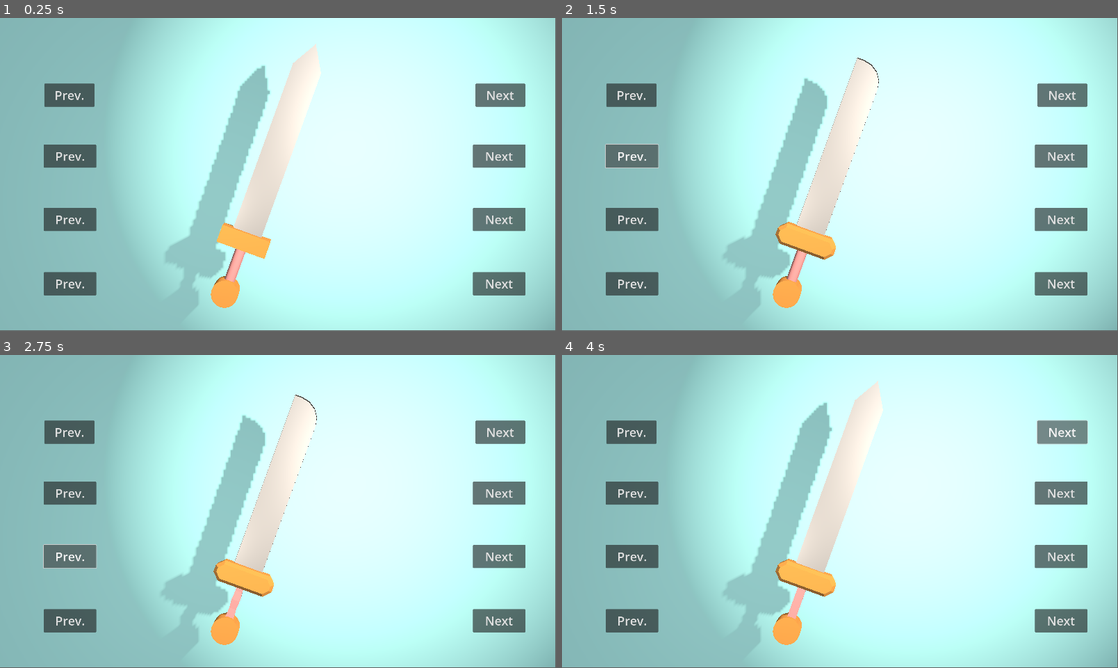
Above: before the commit, frames 1-4 (two rows, left to right).
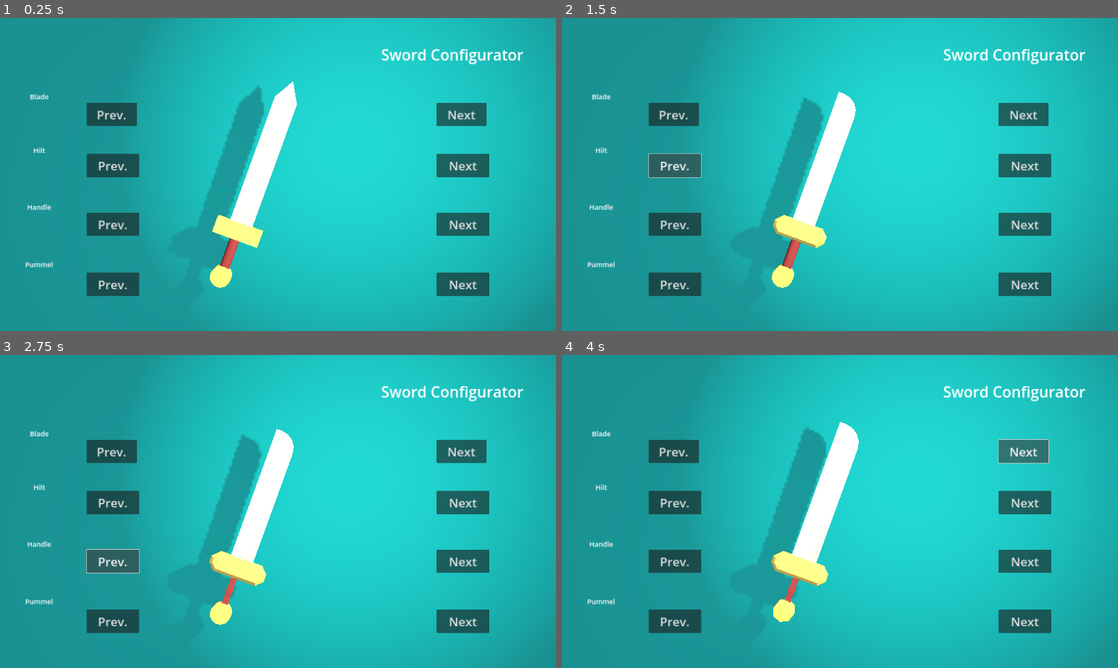
Above: after the commit, the same moments.

Repository: Shuntoon/Sword_Configurator
Game: Godot game, scene res://Scenes/main_scene.tscn
Two runs of this game, one before a commit and one after it. Both use one fixed random seed, a clock stepped at 60 frames per second and the inputs below.
Inputs:
- Up to frame 1 (0.25 s): no input
- Up to frame 2 (1.5 s): click "Prev." at 0.5 s; click "Prev." at 1.25 s
- Up to frame 3 (2.75 s): click "Prev." at 2 s
- Up to frame 4 (4 s): click "Prev." at 2.75 s; click "Next" at 3.5 s
In our replay, the window is 799x449 before the commit and 800x450 after it. These sizes can differ from the game's own. Grey fills any space a smaller window leaves; there, only what the larger window draws over its background counts as a difference.

The runs differ from the first frame. In frame 1, 100% of the frame differs, in the area x 0-100%, y 0-100%; in frame 2, 99%; in frame 3, 100%; in frame 4, 99%.
Error after the commit: Invalid access of index '3' on a base object of type: 'Array[Mesh]'. (res://Scenes/main_scene.gd:57)

Commit message:
More Additions to Prototype
-Added ability to pick colors on weapon parts
-Added slight Visual Interest Via Lerps
Added Ability to rotate model

Diff:
--- a/Scenes/main_scene.gd
+++ b/Scenes/main_scene.gd
@@ -5,13 +5,27 @@
 @onready var hilt_mesh = $SwordContainter/Hilt/HiltSpawn/HiltMesh
 @onready var handle_mesh = $SwordContainter/Handle/HandleSpawn/HandleMesh
 @onready var pummel_mesh = $SwordContainter/Pummel/PummelSpawn/PummelMesh
-@onready var color_pick = $ColorPick
+
+@onready var color_pick_blade = $ColorPickBlade
+@onready var color_pick_hilt = $ColorPickHilt
+@onready var color_pick_handle = $ColorPickHandle
+@onready var color_pick_pummel = $ColorPickPummel
+
+
+@export var transitionSpeed = .2
+@export var startSize = Vector3(.1,.1,.1)
+@export var colorPickPos = Vector2(200,0)
 
 var bladeIndex = 0
 var hiltIndex = 0
 var handleIndex = 0
 var pummelIndex = 0
 
+var bladeColor = Color.DARK_GRAY
+var hiltColor = Color.GOLD
+var handleColor = Color.DARK_RED
+var pummelColor = Color.GOLD
+
 # Called when the node enters the scene tree for the first time.
 func _ready():
 	pass # Replace with function body.
@@ -20,7 +34,7 @@
 # Called every frame. 'delta' is the elapsed time since the previous frame.
 func _process(delta):
 
-	if bladeIndex > 2:
+	if bladeIndex > 3:
 		bladeIndex = 0
 	elif  bladeIndex < 0:
 		bladeIndex = 2
@@ -41,63 +55,147 @@
 		pummelIndex = 2
 
 	blade_mesh.mesh = weaponParts.bladeMeshes[bladeIndex]
+	var bladeMeshMat = blade_mesh.get_active_material(0)
+	bladeColor = color_pick_blade.get_node("Panel/ColorPickerButton").color
+	bladeMeshMat.albedo_color = bladeColor
+
 	hilt_mesh.mesh = weaponParts.HiltMeshes[hiltIndex]
+	var hiltMeshMat = hilt_mesh.get_active_material(0)
+	hiltColor = color_pick_hilt.get_node("Panel/ColorPickerButton").color
+	hiltMeshMat.albedo_color = hiltColor
+
 	handle_mesh.mesh = weaponParts.HandleMeshes[handleIndex]
+	var handleMeshMat = handle_mesh.get_active_material(0)
+	handleColor = color_pick_handle.get_node("Panel/ColorPickerButton").color
+	handleMeshMat.albedo_color = handleColor
+
 	pummel_mesh.mesh = weaponParts.PummelMeshes[pummelIndex]
+	var pummelMeshMat = pummel_mesh.get_active_material(0)
+	pummelColor = color_pick_pummel.get_node("Panel/ColorPickerButton").color
+	pummelMeshMat.albedo_color = pummelColor
 
 
 func _on_blade_next_button_pressed():
+	blade_mesh.scale = Vector3(startSize)
+	var tween = create_tween()
+	tween.tween_property(blade_mesh,"scale",Vector3(.57,.57,.57), transitionSpeed).set_trans(Tween.TRANS_QUART).set_ease(Tween.EASE_IN_OUT)
 	bladeIndex += 1
+	tween.tween_property(blade_mesh,"scale",Vector3(.5,.5,.5), transitionSpeed).set_trans(Tween.TRANS_QUART).set_ease(Tween.EASE_IN_OUT)
 	pass # Replace with function body.
 
 
 func _on_blade_prev_button_pressed():
+	blade_mesh.scale = Vector3(startSize)
+	var tween = create_tween()
+	tween.tween_property(blade_mesh,"scale",Vector3(.57,.57,.57), transitionSpeed).set_trans(Tween.TRANS_QUART).set_ease(Tween.EASE_IN_OUT)
 	bladeIndex -= 1
+	tween.tween_property(blade_mesh,"scale",Vector3(.5,.5,.5), transitionSpeed).set_trans(Tween.TRANS_QUART).set_ease(Tween.EASE_IN_OUT)
 	pass # Replace with function body.
 
 
 func _on_hilt_next_button_pressed():
+	hilt_mesh.scale = Vector3(startSize)
+	var tween = create_tween()
+	tween.tween_property(hilt_mesh,"scale",Vector3(.67,.67,.67), transitionSpeed).set_trans(Tween.TRANS_QUART).set_ease(Tween.EASE_IN_OUT)
 	hiltIndex += 1
+	tween.tween_property(hilt_mesh,"scale",Vector3(.6,.6,.6), transitionSpeed).set_trans(Tween.TRANS_QUART).set_ease(Tween.EASE_IN_OUT)
 	pass # Replace with function body.
 
 
 func _on_hilt_prev_button_pressed():
+	hilt_mesh.scale = Vector3(startSize)
+	var tween = create_tween()
+	tween.tween_property(hilt_mesh,"scale",Vector3(.67,.67,.67), transitionSpeed).set_trans(Tween.TRANS_QUART).set_ease(Tween.EASE_IN_OUT)
 	hiltIndex -= 1
+	tween.tween_property(hilt_mesh,"scale",Vector3(.6,.6,.6), transitionSpeed).set_trans(Tween.TRANS_QUART).set_ease(Tween.EASE_IN_OUT)
 	pass # Replace with function body.
 
 
 func _on_handle_next_button_pressed():
-	handleIndex += 1
+	handle_mesh.scale = Vector3(startSize)
+	var tween = create_tween()
+	tween.tween_property(handle_mesh,"scale",Vector3(.57,.57,.57), transitionSpeed).set_trans(Tween.TRANS_QUART).set_ease(Tween.EASE_IN_OUT)
+	handleIndex -= 1
+	tween.tween_property(handle_mesh,"scale",Vector3(.5,.5,.5), transitionSpeed).set_trans(Tween.TRANS_QUART).set_ease(Tween.EASE_IN_OUT)
 	pass # Replace with function body.
 
 
 func _on_handle_prev_button_pressed():
-	handleIndex -=1
+	handle_mesh.scale = Vector3(startSize)
+	var tween = create_tween()
+	tween.tween_property(handle_mesh,"scale",Vector3(.57,.57,.57), transitionSpeed).set_trans(Tween.TRANS_QUART).set_ease(Tween.EASE_IN_OUT)
+	handleIndex -= 1
+	tween.tween_property(handle_mesh,"scale",Vector3(.5,.5,.5), transitionSpeed).set_trans(Tween.TRANS_QUART).set_ease(Tween.EASE_IN_OUT)
 	pass # Replace with function body.
 
 
 func _on_pummel_next_button_pressed():
+	pummel_mesh.scale = Vector3(startSize)
+	var tween = create_tween()
+	tween.tween_property(pummel_mesh,"scale",Vector3(.57,.57,.57), transitionSpeed).set_trans(Tween.TRANS_QUART).set_ease(Tween.EASE_IN_OUT)
 	pummelIndex += 1
+	tween.tween_property(pummel_mesh,"scale",Vector3(.5,.5,.5), transitionSpeed).set_trans(Tween.TRANS_QUART).set_ease(Tween.EASE_IN_OUT)
 	pass # Replace with function body.
 
 
 func _on_pummel_prev_button_pressed():
-	handleIndex -= 1
-	pass # Replace with function body.
+	pummel_mesh.scale = Vector3(startSize)
+	var tween = create_tween()
+	tween.tween_property(pummel_mesh,"scale",Vector3(.57,.57,.57), transitionSpeed).set_trans(Tween.TRANS_QUART).set_ease(Tween.EASE_IN_OUT)
+	pummelIndex -= 1
+	tween.tween_property(pummel_mesh,"scale",Vector3(.5,.5,.5), transitionSpeed).set_trans(Tween.TRANS_QUART).set_ease(Tween.EASE_IN_OUT)
 
 
 
 func _on_panel_gui_input(event):
 	if event is InputEvent:
 		if Input.is_action_just_pressed("Right_Click"):
-			print("Hi")
-			color_pick.visible = true
-			color_pick.position = get_viewport().get_mouse_position()
-	pass # Replace with function body.
-
+			print("Blade")
+			color_pick_blade.visible = true
+			color_pick_handle.visible = false
+			color_pick_hilt.visible = false
+			color_pick_pummel.visible = false
+			color_pick_blade.position = get_viewport().get_mouse_position() + colorPickPos
+	pass # Replace with function body.
+
+func _on_hilt_area_gui_input(event):
+	if event is InputEvent:
+		if Input.is_action_just_pressed("Right_Click"):
+			print("Hilt")
+			color_pick_hilt.visible = true
+			color_pick_handle.visible = false
+			color_pick_blade.visible = false
+			color_pick_pummel.visible = false
+			color_pick_hilt.position = get_viewport().get_mouse_position() + colorPickPos
+	pass # Replace with function body.
+
+func _on_handle_area_gui_input(event):
+	if event is InputEvent:
+		if Input.is_action_just_pressed("Right_Click"):
+			print("Handle")
+			color_pick_handle.visible = true
+			color_pick_hilt.visible = false
+			color_pick_blade.visible = false
+			color_pick_pummel.visible = false
+			color_pick_handle.position = get_viewport().get_mouse_position() + colorPickPos
+	pass # Replace with function body.
+
+func _on_pummel_area_gui_input(event):
+	if event is InputEvent:
+		if Input.is_action_just_pressed("Right_Click"):
+			print("Pummel")
+			color_pick_pummel.visible = true
+			color_pick_handle.visible = false
+			color_pick_blade.visible = false
+			color_pick_hilt.visible = false
+			color_pick_pummel.position = get_viewport().get_mouse_position() + colorPickPos
+	pass # Replace with function body.
 
 func _on_hud_gui_input(event):
 	if event is InputEvent:
 		if Input.is_action_just_pressed("Left_Click") or Input.is_action_just_pressed("Right_Click"):
-			color_pick.visible = false
-	pass # Replace with function body.
+			color_pick_blade.visible = false
+			color_pick_hilt.visible = false
+			color_pick_pummel.visible = false
+			color_pick_handle.visible = false
+	pass # Replace with function body.
--- a/Scenes/main_scene.tscn
+++ b/Scenes/main_scene.tscn
@@ -1,7 +1,8 @@
-[gd_scene load_steps=13 format=3 uid="uid://b03gpe5v57r0r"]
+[gd_scene load_steps=14 format=3 uid="uid://b03gpe5v57r0r"]
 
 [ext_resource type="Script" path="res://Scenes/main_scene.gd" id="1_ibmsb"]
 [ext_resource type="ArrayMesh" uid="uid://b3ao3ko0xrcvm" path="res://3DModels/Blades/Blade1.obj" id="2_8hw4p"]
+[ext_resource type="Script" path="res://Utility/SwordContainter.gd" id="2_uydv4"]
 [ext_resource type="ArrayMesh" uid="uid://t5r4hf3y50rs" path="res://3DModels/Hilts/Hilt1.obj" id="3_komjt"]
 [ext_resource type="Material" uid="uid://cw8aeg0jk28sp" path="res://Mats/BladeMat.tres" id="3_qb4om"]
 [ext_resource type="ArrayMesh" uid="uid://bgq84cd61f6fs" path="res://3DModels/Handles/Handle1.obj" id="4_70nd7"]
@@ -14,10 +15,11 @@
 [sub_resource type="PlaneMesh" id="PlaneMesh_k0ia7"]
 
 [sub_resource type="StandardMaterial3D" id="StandardMaterial3D_7do01"]
-albedo_color = Color(0.721569, 1, 1, 1)
+albedo_color = Color(0, 0.592157, 0.6, 1)
 
 [node name="MainScene" type="Node3D"]
 script = ExtResource("1_ibmsb")
+transitionSpeed = 0.3
 
 [node name="BGPlane" type="MeshInstance3D" parent="."]
 transform = Transform3D(5, 0, 0, 0, -2.18557e-07, -5, 0, 5, -2.18557e-07, 0, 0, -3.00383)
@@ -25,47 +27,48 @@
 surface_material_override/0 = SubResource("StandardMaterial3D_7do01")
 
 [node name="Camera3D" type="Camera3D" parent="."]
-transform = Transform3D(1, 0, 0, 0, 1, 0, 0, 0, 1, 0, -0.222, 1.705)
+transform = Transform3D(1, 0, 0, 0, 1, 0, 0, 0, 1, 0, -0.222, 4.176)
 current = true
-fov = 50.0
+fov = 35.0
 
 [node name="SwordContainter" type="Node3D" parent="."]
+transform = Transform3D(1, 0, 0, 0, 1, 0, 0, 0, 1, -0.134, 0, -1.469)
+script = ExtResource("2_uydv4")
 
 [node name="Blade" type="Node3D" parent="SwordContainter"]
-transform = Transform3D(1, 0, 0, 0, 1, 0, 0, 0, 1, 0, 0, -1.29554)
 
 [node name="BladeSpawn" type="Marker3D" parent="SwordContainter/Blade"]
 
 [node name="BladeMesh" type="MeshInstance3D" parent="SwordContainter/Blade/BladeSpawn"]
-transform = Transform3D(-2.18557e-08, 0.17101, 0.469846, 0, 0.469846, -0.17101, -0.5, -7.47509e-09, -2.05376e-08, 0, 0, 0)
+transform = Transform3D(-2.18557e-08, 0.17101, 0.469846, 0, 0.469846, -0.17101, -0.5, -7.47509e-09, -2.05376e-08, -0.0376599, -0.10347, 0)
 mesh = ExtResource("2_8hw4p")
 skeleton = NodePath("../..")
 surface_material_override/0 = ExtResource("3_qb4om")
 
 [node name="Hilt" type="Node3D" parent="SwordContainter"]
-transform = Transform3D(1, 0, 0, 0, 1, 0, 0, 0, 1, -0.3, -0.816, -1.296)
+transform = Transform3D(1, 0, 0, 0, 1, 0, 0, 0, 1, -0.321916, -0.866898, 0)
 
 [node name="HiltSpawn" type="Marker3D" parent="SwordContainter/Hilt"]
 
 [node name="HiltMesh" type="MeshInstance3D" parent="SwordContainter/Hilt/HiltSpawn"]
-transform = Transform3D(-2.18557e-08, 0.17101, 0.469846, 0, 0.469846, -0.17101, -0.5, -7.47509e-09, -2.05376e-08, 0, 0, 0)
+transform = Transform3D(-2.62268e-08, 0.205212, 0.563816, 0, 0.563816, -0.205212, -0.6, -8.97011e-09, -2.46452e-08, 0, 0, 0)
 mesh = ExtResource("3_komjt")
 skeleton = NodePath("../..")
 surface_material_override/0 = ExtResource("5_rrnba")
 
 [node name="Handle" type="Node3D" parent="SwordContainter"]
-transform = Transform3D(1, 0, 0, 0, 1, 0, 0, 0, 1, -0.292, -0.848, -1.296)
+transform = Transform3D(1, 0, 0, 0, 1, 0, 0, 0, 1, -0.322158, -0.976967, 0)
 
 [node name="HandleSpawn" type="Marker3D" parent="SwordContainter/Handle"]
 
 [node name="HandleMesh" type="MeshInstance3D" parent="SwordContainter/Handle/HandleSpawn"]
-transform = Transform3D(-2.18557e-08, 0.17101, 0.469846, 0, 0.469846, -0.17101, -0.5, -7.47509e-09, -2.05376e-08, -0.0803166, -0.163047, 0)
+transform = Transform3D(-2.62268e-08, 0.205212, 0.563816, 0, 0.563816, -0.205212, -0.6, -8.97011e-09, -2.46452e-08, -0.0953508, -0.144226, 0)
 mesh = ExtResource("4_70nd7")
 skeleton = NodePath("../..")
 surface_material_override/0 = ExtResource("7_3pgol")
 
 [node name="Pummel" type="Node3D" parent="SwordContainter"]
-transform = Transform3D(1, 0, 0, 0, 1, 0, 0, 0, 1, -0.425, -1.247, -1.296)
+transform = Transform3D(1, 0, 0, 0, 1, 0, 0, 0, 1, -0.472233, -1.34797, 0)
 
 [node name="PummelSpawn" type="Marker3D" parent="SwordContainter/Pummel"]
 
@@ -75,6 +78,9 @@
 skeleton = NodePath("../..")
 surface_material_override/0 = ExtResource("9_7r0bc")
 
+[node name="Timer" type="Timer" parent="SwordContainter"]
+wait_time = 2.0
+
 [node name="KeyLight" type="OmniLight3D" parent="."]
 transform = Transform3D(1, 0, 0, 0, 1, 0, 0, 0, 1, 1.29375, 0.266315, 0.130414)
 light_color = Color(1, 0.913725, 0.819608, 1)
@@ -82,7 +88,6 @@
 
 [node name="DirectionalLight3D" type="DirectionalLight3D" parent="."]
 transform = Transform3D(0.728147, -0.489398, 0.479887, 0.408634, 0.872061, 0.269311, -0.550291, 0, 0.834973, -1.74097, 0, 0.130414)
-light_energy = 0.5
 
 [node name="FillLight" type="OmniLight3D" parent="."]
 transform = Transform3D(1, 0, 0, 0, 1, 0, 0, 0, 1, -0.877895, -0.584019, -0.286038)
@@ -98,9 +103,11 @@
 anchor_bottom = 1.0
 grow_horizontal = 2
 grow_vertical = 2
+size_flags_horizontal = 3
+size_flags_vertical = 3
 
 [node name="BladeButtons" type="Node2D" parent="HUD"]
-position = Vector2(966, 140)
+position = Vector2(966, 206)
 
 [node name="BladeNextButton" type="Button" parent="HUD/BladeButtons"]
 anchors_preset = 8
@@ -108,9 +115,9 @@
 anchor_top = 0.5
 anchor_right = 0.5
 anchor_bottom = 0.5
-offset_left = 678.0
+offset_left = 542.0
 offset_top = 87.0
-offset_right = 850.0
+offset_right = 714.0
 offset_bottom = 167.0
 grow_horizontal = 2
 grow_vertical = 2
@@ -123,17 +130,27 @@
 anchor_top = 0.5
 anchor_right = 0.5
 anchor_bottom = 0.5
-offset_left = -813.0
+offset_left = -667.0
 offset_top = 87.0
-offset_right = -639.0
+offset_right = -493.0
 offset_bottom = 167.0
 grow_horizontal = 2
 grow_vertical = 2
 theme_override_font_sizes/font_size = 42
 text = "Prev."
 
+[node name="BladeLabe" type="Label" parent="HUD/BladeButtons"]
+offset_left = -907.0
+offset_top = 31.0
+offset_right = -753.0
+offset_bottom = 101.0
+theme_override_font_sizes/font_size = 24
+text = "Blade"
+horizontal_alignment = 1
+vertical_alignment = 1
+
 [node name="HiltButtons" type="Node2D" parent="HUD"]
-position = Vector2(966, 391)
+position = Vector2(966, 422)
 
 [node name="HiltNextButton" type="Button" parent="HUD/HiltButtons"]
 anchors_preset = 8
@@ -141,9 +158,9 @@
 anchor_top = 0.5
 anchor_right = 0.5
 anchor_bottom = 0.5
-offset_left = 669.0
+offset_left = 542.0
 offset_top = 47.0
-offset_right = 851.0
+offset_right = 724.0
 offset_bottom = 127.0
 grow_horizontal = 2
 grow_vertical = 2
@@ -156,17 +173,26 @@
 anchor_top = 0.5
 anchor_right = 0.5
 anchor_bottom = 0.5
-offset_left = -815.0
+offset_left = -667.0
 offset_top = 47.0
-offset_right = -633.0
+offset_right = -485.0
 offset_bottom = 127.0
 grow_horizontal = 2
 grow_vertical = 2
 theme_override_font_sizes/font_size = 42
 text = "Prev."
 
+[node name="Label2" type="Label" parent="HUD/HiltButtons"]
+offset_left = -907.0
+offset_right = -753.0
+offset_bottom = 70.0
+theme_override_font_sizes/font_size = 24
+text = "Hilt"
+horizontal_alignment = 1
+vertical_alignment = 1
+
 [node name="HandleButtons" type="Node2D" parent="HUD"]
-position = Vector2(966, 671)
+position = Vector2(966, 686)
 
 [node name="HandleNextButton" type="Button" parent="HUD/HandleButtons"]
 anchors_preset = 8
@@ -174,9 +200,9 @@
 anchor_top = 0.5
 anchor_right = 0.5
 anchor_bottom = 0.5
-offset_left = 669.0
+offset_left = 542.0
 offset_top = -14.0
-offset_right = 851.0
+offset_right = 724.0
 offset_bottom = 66.0
 grow_horizontal = 2
 grow_vertical = 2
@@ -189,27 +215,47 @@
 anchor_top = 0.5
 anchor_right = 0.5
 anchor_bottom = 0.5
-offset_left = -815.0
+offset_left = -667.0
 offset_top = -14.0
-offset_right = -633.0
+offset_right = -485.0
 offset_bottom = 66.0
 grow_horizontal = 2
 grow_vertical = 2
 theme_override_font_sizes/font_size = 42
 text = "Prev."
+
+[node name="Label3" type="Label" parent="HUD/HandleButtons"]
+offset_left = -907.0
+offset_top = -68.0
+offset_right = -753.0
+offset_bottom = 2.0
+theme_override_font_sizes/font_size = 24
+text = "Handle"
+horizontal_alignment = 1
+vertical_alignment = 1
 
 [node name="PummelButtons" type="Node2D" parent="HUD"]
 position = Vector2(966, 932)
 
+[node name="Label4" type="Label" parent="HUD/PummelButtons"]
+offset_left = -907.0
+offset_top = -116.0
+offset_right = -753.0
+offset_bottom = -46.0
+theme_override_font_sizes/font_size = 24
+text = "Pummel"
+horizontal_alignment = 1
+vertical_alignment = 1
+
 [node name="PummelNextButton" type="Button" parent="HUD/PummelButtons"]
 anchors_preset = 8
 anchor_left = 0.5
 anchor_top = 0.5
 anchor_right = 0.5
 anchor_bottom = 0.5
-offset_left = 669.0
+offset_left = 542.0
 offset_top = -53.0
-offset_right = 851.0
+offset_right = 724.0
 offset_bottom = 27.0
 grow_horizontal = 2
 grow_vertical = 2
@@ -222,9 +268,9 @@
 anchor_top = 0.5
 anchor_right = 0.5
 anchor_bottom = 0.5
-offset_left = -815.0
+offset_left = -667.0
 offset_top = -53.0
-offset_right = -633.0
+offset_right = -485.0
 offset_bottom = 27.0
 grow_horizontal = 2
 grow_vertical = 2
@@ -234,16 +280,83 @@
 [node name="BladeArea" type="Panel" parent="HUD"]
 modulate = Color(1, 1, 1, 0)
 layout_mode = 0
-offset_left = 1034.0
-offset_top = 104.0
-offset_right = 1163.0
-offset_bottom = 648.0
+offset_left = 951.0
+offset_top = 206.0
+offset_right = 1085.0
+offset_bottom = 625.0
 rotation = 0.349115
 scale = Vector2(0.829211, 1.20854)
 
-[node name="ColorPick" parent="." instance=ExtResource("10_r00f4")]
+[node name="HiltArea" type="Panel" parent="HUD"]
+modulate = Color(1, 1, 1, 0)
+layout_mode = 0
+offset_left = 727.0
+offset_top = 669.0
+offset_right = 997.0
+offset_bottom = 710.0
+rotation = 0.349115
+scale = Vector2(0.829211, 1.20854)
+
+[node name="HandleArea" type="Panel" parent="HUD"]
+modulate = Color(1, 1, 1, 0)
+layout_mode = 0
+offset_left = 788.0
+offset_top = 751.0
+offset_right = 839.0
+offset_bottom = 849.0
+rotation = 0.349115
+scale = Vector2(0.829211, 1.20854)
+
+[node name="PummelArea" type="Panel" parent="HUD"]
+modulate = Color(1, 1, 1, 0)
+layout_mode = 0
+offset_left = 724.0
+offset_top = 864.0
+offset_right = 824.0
+offset_bottom = 921.0
+rotation = 0.349115
+scale = Vector2(0.829211, 1.20854)
+
+[node name="Label" type="Label" parent="HUD"]
+layout_mode = 1
+anchors_preset = 5
+anchor_left = 0.5
+anchor_right = 0.5
+offset_left = 315.0
+offset_top = 64.0
+offset_right = 889.0
+offset_bottom = 191.0
+grow_horizontal = 2
+theme_override_font_sizes/font_size = 52
+text = "Sword Configurator"
+horizontal_alignment = 1
+vertical_alignment = 1
+
+[node name="ColorPickBlade" parent="." instance=ExtResource("10_r00f4")]
 visible = false
 
+[node name="ColorPickerButton" parent="ColorPickBlade/Panel" index="0"]
+color = Color(0.709804, 0.709804, 0.709804, 1)
+
+[node name="ColorPickHilt" parent="." instance=ExtResource("10_r00f4")]
+visible = false
+
+[node name="ColorPickerButton" parent="ColorPickHilt/Panel" index="0"]
+color = Color(0.909804, 0.792157, 0.372549, 1)
+
+[node name="ColorPickHandle" parent="." instance=ExtResource("10_r00f4")]
+visible = false
+
+[node name="ColorPickerButton" parent="ColorPickHandle/Panel" index="0"]
+color = Color(0.541176, 0.211765, 0.211765, 1)
+
+[node name="ColorPickPummel" parent="." instance=ExtResource("10_r00f4")]
+visible = false
+
+[node name="ColorPickerButton" parent="ColorPickPummel/Panel" index="0"]
+color = Color(0.91, 0.793672, 0.3731, 1)
+
+[connection signal="timeout" from="SwordContainter/Timer" to="SwordContainter" method="_on_timer_timeout"]
 [connection signal="gui_input" from="HUD" to="." method="_on_hud_gui_input"]
 [connection signal="pressed" from="HUD/BladeButtons/BladeNextButton" to="." method="_on_blade_next_button_pressed"]
 [connection signal="pressed" from="HUD/BladeButtons/BladePrevButton" to="." method="_on_blade_prev_button_pressed"]
@@ -254,3 +367,11 @@
 [connection signal="pressed" from="HUD/PummelButtons/PummelNextButton" to="." method="_on_pummel_next_button_pressed"]
 [connection signal="pressed" from="HUD/PummelButtons/PummelPrevButton" to="." method="_on_pummel_prev_button_pressed"]
 [connection signal="gui_input" from="HUD/BladeArea" to="." method="_on_panel_gui_input"]
+[connection signal="gui_input" from="HUD/HiltArea" to="." method="_on_hilt_area_gui_input"]
+[connection signal="gui_input" from="HUD/HandleArea" to="." method="_on_handle_area_gui_input"]
+[connection signal="gui_input" from="HUD/PummelArea" to="." method="_on_pummel_area_gui_input"]
+
+[editable path="ColorPickBlade"]
+[editable path="ColorPickHilt"]
+[editable path="ColorPickHandle"]
+[editable path="ColorPickPummel"]
--- a/UI/color_pick.tscn
+++ b/UI/color_pick.tscn
@@ -6,8 +6,8 @@
 
 [node name="Panel" type="Panel" parent="."]
 layout_mode = 1
-offset_right = 302.0
-offset_bottom = 234.0
+offset_right = 196.0
+offset_bottom = 178.0
 
 [node name="ColorPickerButton" type="ColorPickerButton" parent="Panel"]
 layout_mode = 1
@@ -16,16 +16,17 @@
 anchor_top = 0.5
 anchor_right = 0.5
 anchor_bottom = 0.5
-offset_left = -139.0
-offset_top = -82.0
-offset_right = 139.0
-offset_bottom = 102.0
+offset_left = -84.0
+offset_top = -58.0
+offset_right = 84.0
+offset_bottom = 78.0
 grow_horizontal = 2
 grow_vertical = 2
+color = Color(0.52549, 0.52549, 0.52549, 1)
 
 [node name="Label" type="Label" parent="Panel"]
 layout_mode = 0
-offset_right = 303.0
+offset_right = 197.0
 offset_bottom = 26.0
 text = "Pick a Color"
 horizontal_alignment = 1
--- /dev/null
+++ b/Utility/SwordContainter.gd
@@ -0,0 +1,36 @@
+extends Node3D
+
+@onready var timer = $Timer
+
+
+var rotating = false
+var prevMousPos
+var currentMousePos
+# Called when the node enters the scene tree for the first time.
+func _ready():
+	pass # Replace with function body.
+
+
+# Called every frame. 'delta' is the elapsed time since the previous frame.
+func _physics_process(delta):
+	if Input.is_action_just_pressed("Left_Click"):
+		rotating = true
+		timer.stop()
+		prevMousPos = get_viewport().get_mouse_position()
+		pass
+	elif Input.is_action_just_released("Left_Click"):
+		rotating = false
+		timer.start()
+		pass
+
+	if rotating:
+		currentMousePos = get_viewport().get_mouse_position()
+		rotate_y((currentMousePos.x - prevMousPos.x) * .1 * delta)
+		#rotate_x((currentMousePos.y - prevMousPos.y) * .1 * delta)
+		prevMousPos = currentMousePos
+
+
+func _on_timer_timeout():
+	var tween = create_tween()
+	tween.tween_property(self, "rotation", Vector3.ZERO, .5)
+	pass # Replace with function body.
--- a/project.godot
+++ b/project.godot
@@ -19,6 +19,7 @@
 
 window/size/viewport_width=1920
 window/size/viewport_height=1080
+window/stretch/mode="canvas_items"
 
 [input]
 
Not shown, changed: 3DModels/Blades/Blade3.obj
Not shown, changed: 3DModels/Blades/Blade3.obj.import
Not shown: 1 places in Utility/WeaponParts.tres that only renumber resources
